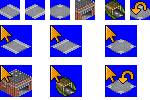
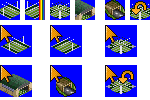
Two versions of the same layered image (150×100). Layer-by-layer changes:
hid "STON" over <box>0,0,150,97</box>
hid "WALK" over <box>0,0,150,97</box>
added layer "GAYT" above "UGRT" over <box>0,0,150,97</box>
